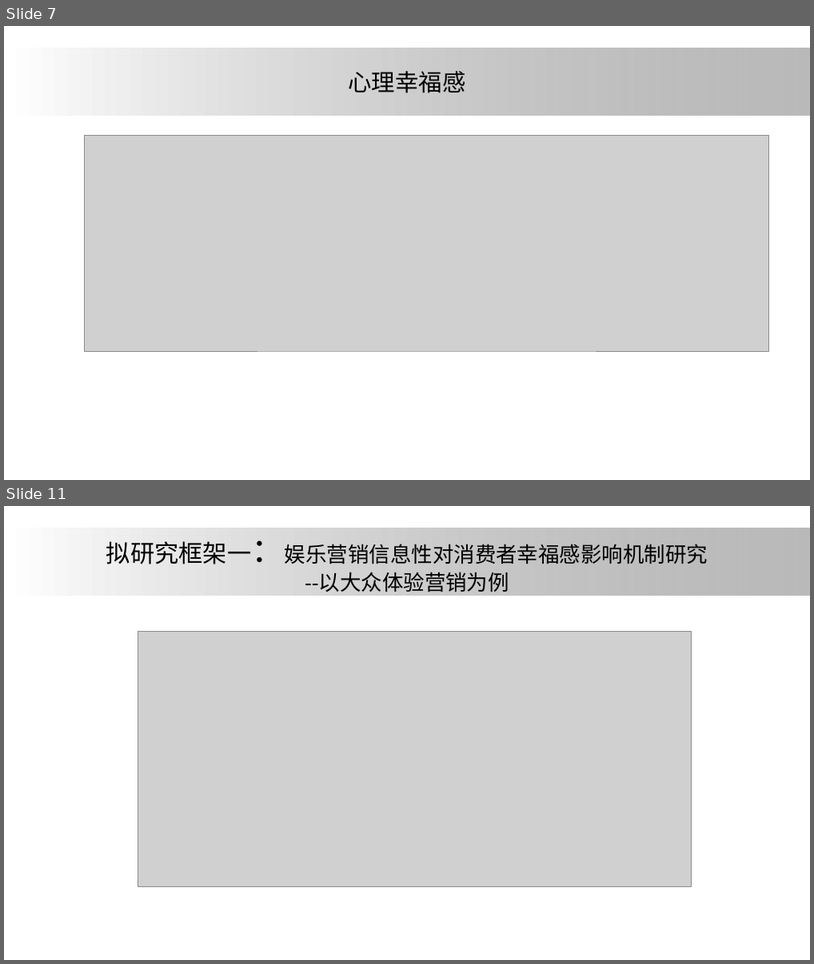
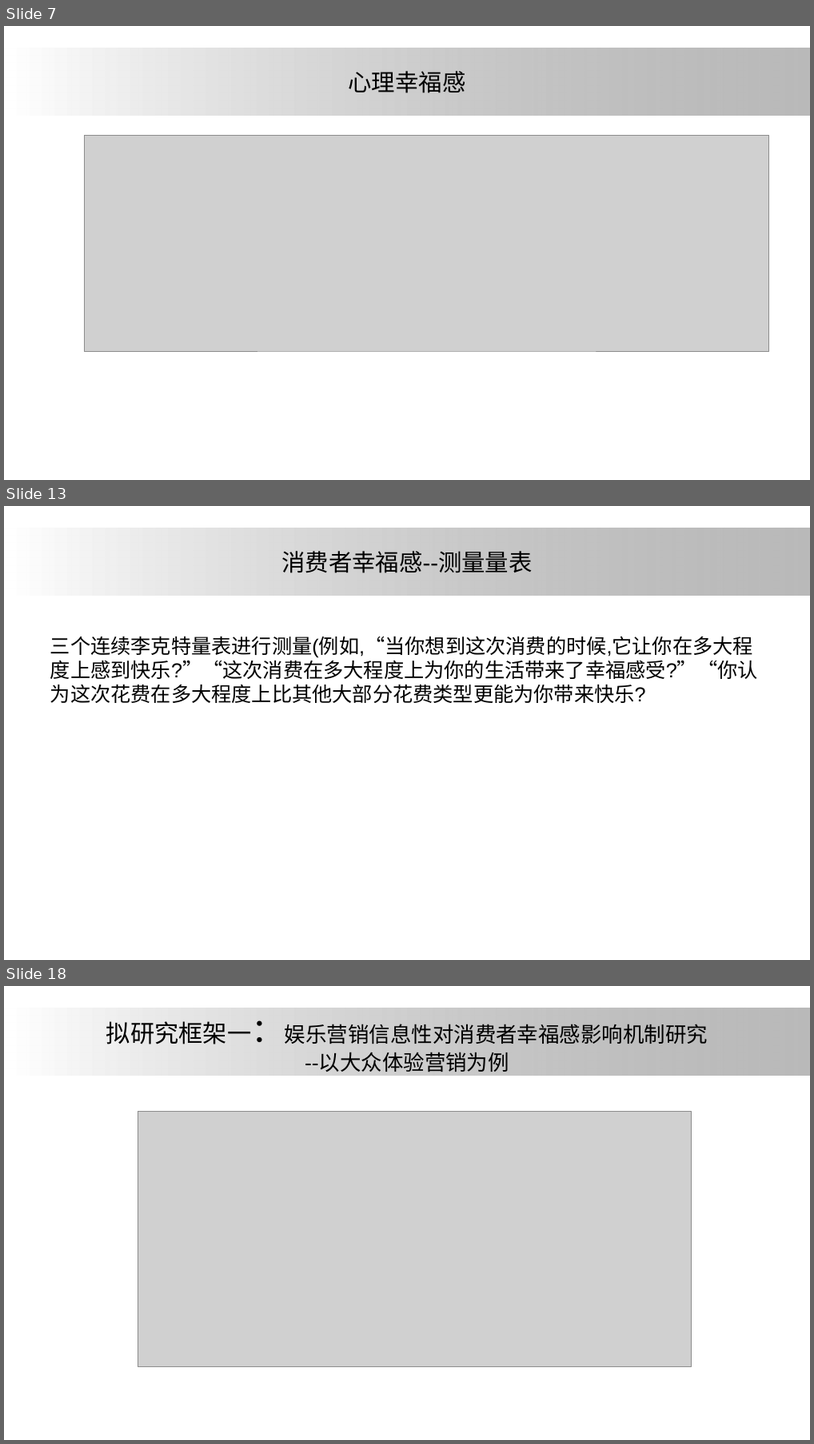
Before and after one commit to ElsaLuo/-, a slide deck: 我的坚果云/研究生搞学术/大论文/论文汇报/one.pptx. Shown one above the other, each under a label of ours: slides 7 and 11 before the commit, slides 7, 13 and 18 after it; the slides between them are not shown. The pictures are 814x964 and 814x1444 pixels, drawn with LibreOffice and Linux fonts; fonts in the diff are those of the drawing; grey boxes stand for pictures; background and template pictures are left out. Boxes give left, top, right and bottom in pixels: in the first picture for what was removed or moved away, otherwise in the second. Text is boxed around its words. In the diff, an @@ line names an element or a change of style, - is before the commit and + after.

```diff
--- a/我的坚果云/研究生搞学术/大论文/论文汇报/one.pptx
+++ b/我的坚果云/研究生搞学术/大论文/论文汇报/one.pptx
@@ slide 13 added at bbox=[4, 506, 810, 960], background #FFFFFF; not listed: 1 template element that a slide beside it also shows @@
@@ title added at bbox=[282, 551, 532, 573], 28 pt, text #000000 @@
+消费者幸福感--测量量表
@@ text added at bbox=[50, 636, 758, 703], 24 pt, text #000000 @@
+三个连续李克特量表进行测量(例如,“当你想到这次消费的时候,它让你在多大程度上感到快乐?”“这次消费在多大程度上为你的生活带来了幸福感受?”“你认为这次花费在多大程度上比其他大部分花费类型更能为你带来快乐?
@@ what was slide 11 is now slide 18 @@
```
Also in this commit, not shown: 5 slides changed, 9 other slides added.
